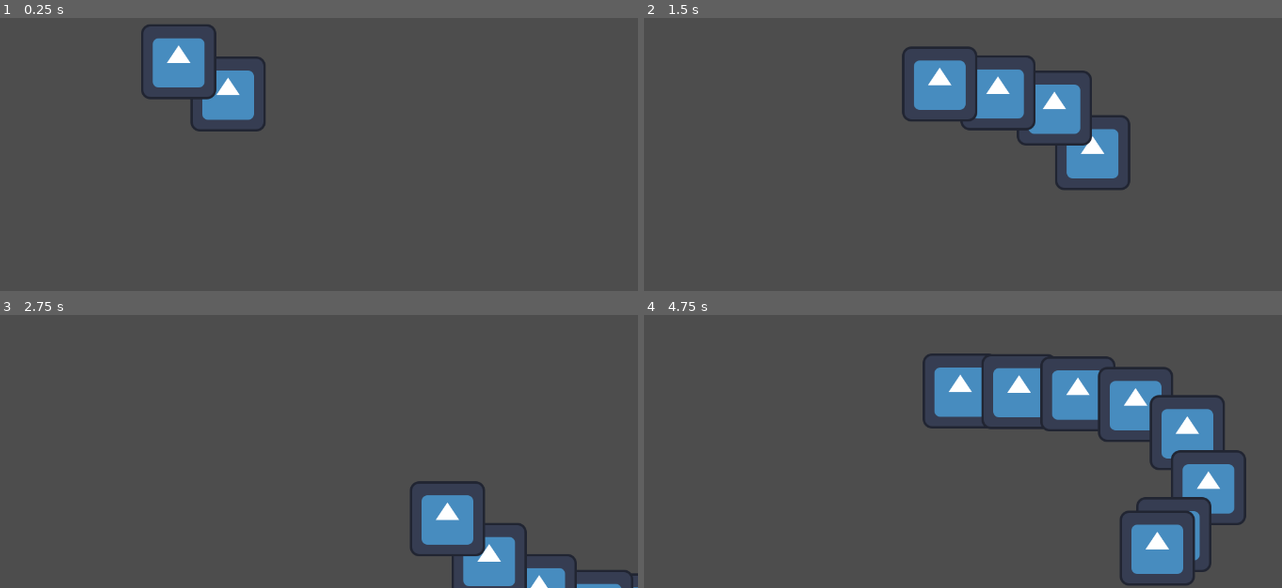
Above: before the commit, frames 1-4 (two rows, left to right).
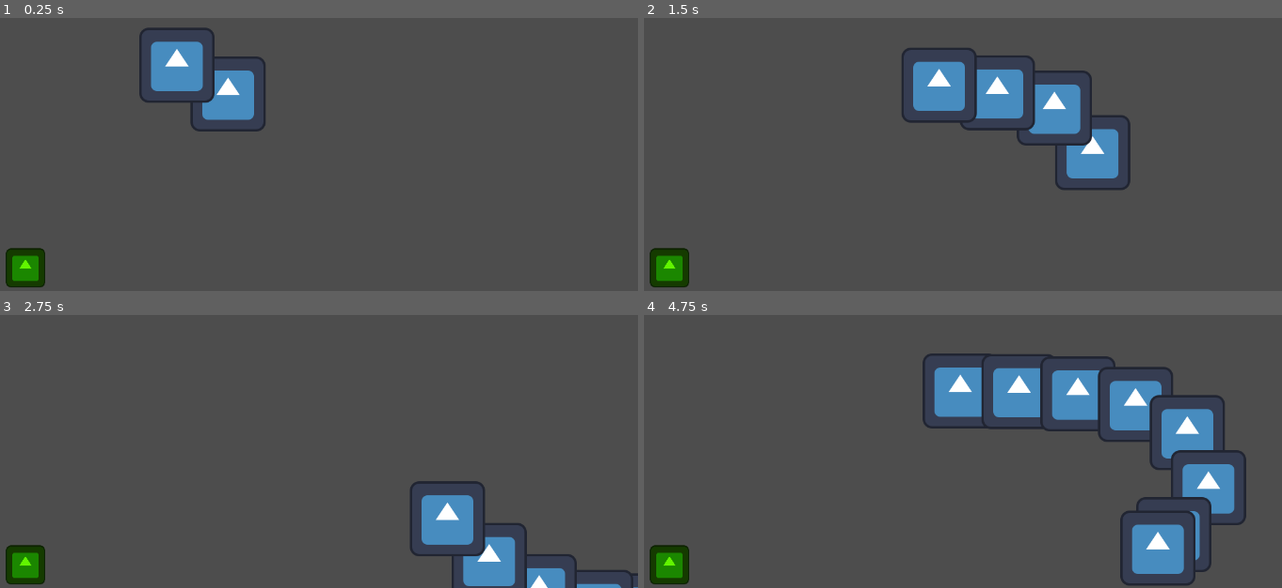
Above: after the commit, the same moments.

Repository: GDAC-at-Davis/GDAC-minigame-framework
Game: Godot game, scene res://minigames/snake/snake.tscn
Same seed, same stepped clock (60 frames per second), same inputs: the game is played once before the commit and once after it. This scene is started directly instead of the project's main scene. The engine's default icon, where the game draws it, is replaced by a stand-in: a white triangle on a blue panel in a dark square.
Inputs (mouse positions are in pixels of both pictures, inside the frame that each line leads up to):
- Up to frame 1 (0.25 s): no input
- Up to frame 2 (1.5 s): tap Enter (ui_accept) at 0.5, 0.77 s; move the mouse to (1071, 58) at 0.52 s; hold D (right) 0.53-1.28 s; click (1071, 58) at 0.6 s; move the mouse to (752, 99) at 1.27 s; hold S (down) from 1.28 s (still down); click (752, 99) at 1.35 s
- Up to frame 3 (2.75 s): tap Enter (ui_accept) at 1.52 s; move the mouse to (outside the picture) at 2.02 s; release S (down) at 2.03 s; hold D (right) from 2.03 s (still down); click (outside the picture) at 2.1 s
- Up to frame 4 (4.75 s): move the mouse to (867, 462) at 2.77 s; release D (right) at 2.78 s; hold W (up) 2.78-3.53 s; click (867, 462) at 2.85 s; tap Enter (ui_accept) at 3.02, 3.77, 4.52 s; move the mouse to (1128, 440) at 3.52 s; hold A (left) from 3.53 s (still down); click (1128, 440) at 3.6 s; move the mouse to (outside the picture) at 4.27 s; click (outside the picture) at 4.35 s

The runs differ from the first frame. In frame 1, 1.9% of the frame differs, in the area x 0-34%, y 2-99%; in frame 2, 1.4%; in frame 3, 0.9%; in frame 4, 1.0%.
Error in both runs: Invalid assignment of property or key 'max_value' with value of type 'float' on a base object of type 'Nil'. (res://scripts/minigame_manager.gd:156)

Commit message:
Snake: Implement pickups

Diff:
--- /dev/null
+++ b/MinigameFramework/minigames/snake/pickup.gd
@@ -0,0 +1,19 @@
+class_name SnakeMinigamePickup
+extends Area2D
+
+signal picked_up()
+
+
+# Called when the node enters the scene tree for the first time.
+func _ready() -> void:
+	pass # Replace with function body.
+
+
+# Called every frame. 'delta' is the elapsed time since the previous frame.
+func _process(delta: float) -> void:
+	pass
+
+
+func _on_body_entered(body: Node2D) -> void:
+	picked_up.emit()
+	queue_free()
--- /dev/null
+++ b/MinigameFramework/minigames/snake/pickup.tscn
@@ -0,0 +1,21 @@
+[gd_scene load_steps=4 format=3 uid="uid://1x1kcdxmvc3f"]
+
+[ext_resource type="Script" uid="uid://c27o7te067gg0" path="res://minigames/snake/pickup.gd" id="1_mxebm"]
+[ext_resource type="Texture2D" uid="uid://koi7f081tg27" path="res://icon.svg" id="2_b37mp"]
+
+[sub_resource type="CircleShape2D" id="CircleShape2D_cb6o5"]
+
+[node name="Pickup" type="Area2D"]
+collision_layer = 0
+collision_mask = 8
+script = ExtResource("1_mxebm")
+
+[node name="CollisionShape2D" type="CollisionShape2D" parent="."]
+shape = SubResource("CircleShape2D_cb6o5")
+
+[node name="Sprite2D" type="Sprite2D" parent="."]
+modulate = Color(0.38564473, 0.96120757, 0, 1)
+scale = Vector2(0.51768494, 0.51768494)
+texture = ExtResource("2_b37mp")
+
+[connection signal="body_entered" from="." to="." method="_on_body_entered"]
--- a/MinigameFramework/minigames/snake/snake.gd
+++ b/MinigameFramework/minigames/snake/snake.gd
@@ -1,11 +1,33 @@
 extends Minigame
 
+const PICKUP = preload("uid://1x1kcdxmvc3f")
+
+@onready var top_left: Node2D = $TopLeft
+@onready var bottom_right: Node2D = $BottomRight
 
 # Called when the node enters the scene tree for the first time.
 func _ready() -> void:
 	super()
 
+	_spawn_pickup()
+
 
 # Called every frame. 'delta' is the elapsed time since the previous frame.
 func _process(delta: float) -> void:
 	pass
+
+
+func _spawn_pickup() -> void:
+	var pickup:SnakeMinigamePickup = PICKUP.instantiate()
+	add_child(pickup)
+	pickup.global_position.x = lerp(
+			top_left.global_position.x,
+			bottom_right.global_position.x,
+			randf())
+
+	pickup.global_position.y = lerp(
+			top_left.global_position.y,
+			bottom_right.global_position.y,
+			randf())
+
+	pickup.picked_up.connect(_spawn_pickup)
--- a/MinigameFramework/minigames/snake/snake.tscn
+++ b/MinigameFramework/minigames/snake/snake.tscn
@@ -10,10 +10,13 @@
 
 [node name="Snake" type="Node"]
 script = ExtResource("1_qumpe")
+instruction = "Pick up the ___s!"
+countdown_time = 10.0
 metadata/_custom_type_script = "uid://yiv2g3c50yqb"
 
 [node name="Player" type="CharacterBody2D" parent="."]
 position = Vector2(583, 384)
+collision_layer = 9
 script = ExtResource("2_vwvtn")
 
 [node name="Icon" type="Sprite2D" parent="Player"]
@@ -23,4 +26,14 @@
 shape = SubResource("CircleShape2D_sweun")
 
 [node name="Body" parent="." node_paths=PackedStringArray("previous_segment") instance=ExtResource("4_sweun")]
+position = Vector2(430, 297)
 previous_segment = NodePath("../Player")
+
+[node name="TopLeft" type="Node2D" parent="."]
+
+[node name="Marker2D" type="Marker2D" parent="TopLeft"]
+
+[node name="BottomRight" type="Node2D" parent="."]
+position = Vector2(1280, 720)
+
+[node name="Marker2D" type="Marker2D" parent="BottomRight"]
Not shown, added: MinigameFramework/minigames/snake/pickup.gd.uid
